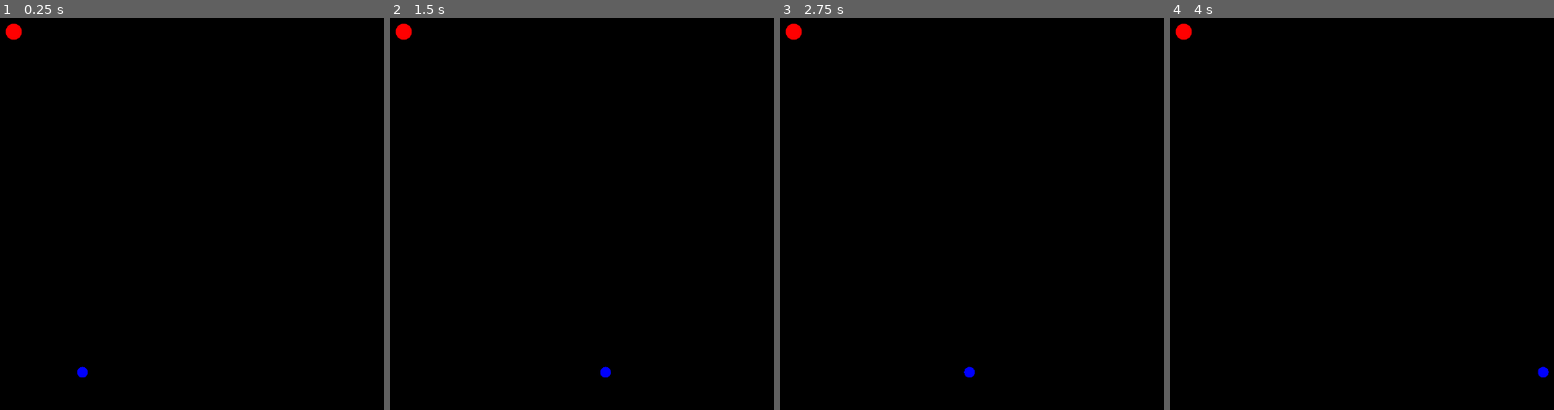
Above: before the commit, frames 1-4 (left to right).
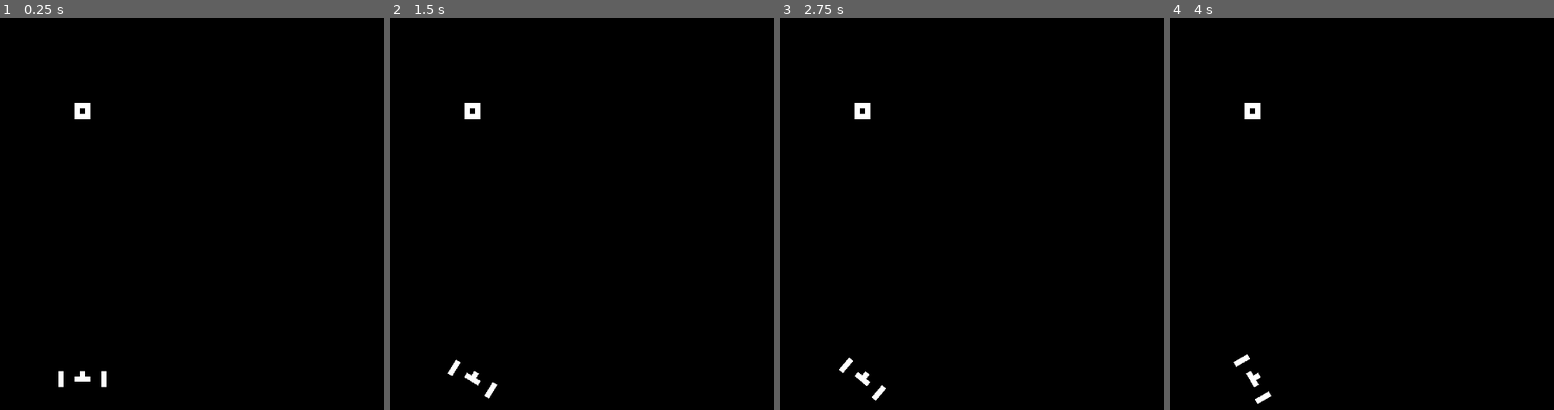
Above: after the commit, the same moments.

Repository: xphere/innerspace-lite-godot-jam-2018
Game: Godot game, scene res://scenes/World.tscn
The game is run twice, just before and just after one commit, with the same random seed, the same clock (stepped at 60 frames per second) and the same inputs.
Inputs:
- Up to frame 1 (0.25 s): no input
- Up to frame 2 (1.5 s): tap Enter at 0.5 s; hold Right (ui_right) 0.53-1.28 s; hold Left (ui_left) from 1.28 s (still down)
- Up to frame 3 (2.75 s): release Left (ui_left) at 2.03 s; hold Right (ui_right) from 2.03 s (still down)
- Up to frame 4 (4 s): tap Space at 3.5 s; release Right (ui_right) at 3.53 s; hold Left (ui_left) from 3.53 s (still down)

The runs differ from the first frame. In frame 1, 0.6% of the frame differs, in the area x 1-28%, y 1-95%; in frame 2, 0.6%, in the area x 1-58%, y 1-98%; in frame 3, 0.6%; in frame 4, 0.6%.

Commit message:
minimal graphics

Diff:
--- /dev/null
+++ b/scenes/Bullet.tscn
@@ -0,0 +1,34 @@
+[gd_scene load_steps=4 format=2]
+
+[ext_resource path="res://scenes/Enemy.gd" type="Script" id=1]
+[ext_resource path="res://images/sprites.png" type="Texture" id=2]
+
+[sub_resource type="RectangleShape2D" id=1]
+
+custom_solver_bias = 0.0
+extents = Vector2( 0.5, 0.5 )
+
+[node name="Bullet" type="Node2D" index="0"]
+
+script = ExtResource( 1 )
+
+[node name="Sprite" type="Sprite" parent="." index="0"]
+
+texture = ExtResource( 2 )
+region_enabled = true
+region_rect = Rect2( 7, 2, 1, 1 )
+_sections_unfolded = [ "Offset", "Region" ]
+
+[node name="Bullet" type="Area2D" parent="." index="1"]
+
+input_pickable = true
+gravity_vec = Vector2( 0, 1 )
+gravity = 98.0
+linear_damp = 0.1
+angular_damp = 1.0
+audio_bus_override = false
+audio_bus_name = "Master"
+
+[node name="Collision" type="CollisionShape2D" parent="Bullet" index="0"]
+
+shape = SubResource( 1 )
--- /dev/null
+++ b/scenes/Enemy.gd
@@ -0,0 +1 @@
+extends Node2D
--- /dev/null
+++ b/scenes/Enemy.tscn
@@ -0,0 +1,35 @@
+[gd_scene load_steps=4 format=2]
+
+[ext_resource path="res://scenes/Enemy.gd" type="Script" id=1]
+[ext_resource path="res://images/sprites.png" type="Texture" id=2]
+
+
+[sub_resource type="RectangleShape2D" id=1]
+
+custom_solver_bias = 0.0
+extents = Vector2( 1.5, 1.5 )
+
+[node name="Enemy" type="Node2D" index="0"]
+
+script = ExtResource( 1 )
+
+[node name="Sprite" type="Sprite" parent="." index="0"]
+
+texture = ExtResource( 2 )
+region_enabled = true
+region_rect = Rect2( 6, 5, 3, 3 )
+_sections_unfolded = [ "Region" ]
+
+[node name="Enemy" type="Area2D" parent="." index="1"]
+
+input_pickable = true
+gravity_vec = Vector2( 0, 1 )
+gravity = 98.0
+linear_damp = 0.1
+angular_damp = 1.0
+audio_bus_override = false
+audio_bus_name = "Master"
+
+[node name="Collision" type="CollisionShape2D" parent="Enemy" index="0"]
+
+shape = SubResource( 1 )
--- a/scenes/Enemy/Enemy.gd
+++ /dev/null
@@ -1,10 +0,0 @@
-extends Node2D
-
-
-const RADIUS = 15
-
-var color = Color(1, 0, 0)
-
-
-func _draw():
-	draw_circle(Vector2(), RADIUS, color)
--- a/scenes/Enemy/Enemy.tscn
+++ /dev/null
@@ -1,7 +0,0 @@
-[gd_scene load_steps=2 format=2]
-
-[ext_resource path="res://scenes/Enemy/Enemy.gd" type="Script" id=1]
-
-[node name="Enemy" type="Node2D" index="0"]
-
-script = ExtResource( 1 )
--- /dev/null
+++ b/scenes/Player.gd
@@ -0,0 +1,6 @@
+extends Node2D
+
+
+func _physics_process(delta):
+	var motion_intent = int(Input.is_action_pressed("ui_right")) - int(Input.is_action_pressed("ui_left"))
+	rotation += motion_intent * delta
--- /dev/null
+++ b/scenes/Player.tscn
@@ -0,0 +1,60 @@
+[gd_scene load_steps=4 format=2]
+
+[ext_resource path="res://scenes/Player.gd" type="Script" id=1]
+[ext_resource path="res://images/sprites.png" type="Texture" id=2]
+
+
+[sub_resource type="RectangleShape2D" id=1]
+
+custom_solver_bias = 0.0
+extents = Vector2( 1.5, 1 )
+
+[node name="Player" type="Node2D" index="0"]
+
+script = ExtResource( 1 )
+
+[node name="Sprite" type="Sprite" parent="." index="0"]
+
+texture = ExtResource( 2 )
+region_enabled = true
+region_rect = Rect2( 1, 1, 3, 3 )
+_sections_unfolded = [ "Offset", "Region" ]
+
+[node name="Left Shield" type="Node2D" parent="." index="1"]
+
+[node name="Sprite" type="Sprite" parent="Left Shield" index="0"]
+
+position = Vector2( -3, 0 )
+texture = ExtResource( 2 )
+region_enabled = true
+region_rect = Rect2( 1, 5, 3, 3 )
+_sections_unfolded = [ "Offset", "Region" ]
+
+[node name="Right Shield" type="Node2D" parent="." index="2"]
+
+rotation = 3.14159
+_sections_unfolded = [ "Transform" ]
+
+[node name="Sprite" type="Sprite" parent="Right Shield" index="0"]
+
+position = Vector2( -3, 0 )
+texture = ExtResource( 2 )
+region_enabled = true
+region_rect = Rect2( 1, 5, 3, 3 )
+_sections_unfolded = [ "Offset", "Region" ]
+
+[node name="Player" type="Area2D" parent="." index="3"]
+
+position = Vector2( 0, -0.5 )
+input_pickable = true
+gravity_vec = Vector2( 0, 1 )
+gravity = 98.0
+linear_damp = 0.1
+angular_damp = 1.0
+audio_bus_override = false
+audio_bus_name = "Master"
+_sections_unfolded = [ "Transform" ]
+
+[node name="Collision" type="CollisionShape2D" parent="Player" index="0"]
+
+shape = SubResource( 1 )
--- a/scenes/Player/Player.gd
+++ /dev/null
@@ -1,31 +0,0 @@
-extends Node2D
-
-const RADIUS = 10
-const SPEED = 15
-const MAX_SPEED = 350
-const FRICTION = 2.0
-
-var speed = Vector2()
-var color = Color(0, 0, 1)
-
-func _draw():
-	self.draw_circle(Vector2(), RADIUS, color)
-
-
-func _physics_process(delta):
-	var input_x = int(Input.is_action_pressed("ui_right")) - int(Input.is_action_pressed("ui_left"))
-	if input_x == 0:
-		speed -= (speed * FRICTION * delta)
-	speed.x = clamp(speed.x + SPEED * input_x, -MAX_SPEED, MAX_SPEED)
-	position += speed * delta
-	limit_to_camera()
-
-
-func limit_to_camera():
-	var limit_x = get_parent().get_viewport_rect().size.x / 2 - RADIUS
-
-	if position.x < -limit_x:
-		speed.x = abs(speed.x)
-
-	if position.x > limit_x:
-		speed.x = -abs(speed.x)
--- a/scenes/Player/Player.tscn
+++ /dev/null
@@ -1,9 +0,0 @@
-[gd_scene load_steps=2 format=2]
-
-[ext_resource path="res://scenes/Player/Player.gd" type="Script" id=1]
-
-
-
-[node name="Player" type="Node2D" index="0"]
-
-script = ExtResource( 1 )
--- a/scenes/World.tscn
+++ b/scenes/World.tscn
@@ -1,17 +1,20 @@
 [gd_scene load_steps=3 format=2]
 
-[ext_resource path="res://scenes/Player/Player.tscn" type="PackedScene" id=1]
-[ext_resource path="res://scenes/Enemy/Enemy.tscn" type="PackedScene" id=2]
+[ext_resource path="res://scenes/Player.tscn" type="PackedScene" id=1]
+[ext_resource path="res://scenes/Enemy.tscn" type="PackedScene" id=2]
 
 [node name="World" type="Node2D" index="0"]
 
-[node name="Camera" type="Camera2D" parent="." index="0"]
+[node name="Player" parent="." index="0" instance=ExtResource( 1 )]
 
-position = Vector2( 640, 512 )
+position = Vector2( 0, 20 )
+
+[node name="Camera" type="Camera2D" parent="." index="1"]
+
 anchor_mode = 1
 rotating = false
 current = true
-zoom = Vector2( 1, 1 )
+zoom = Vector2( 0.1, 0.1 )
 limit_left = -10000000
 limit_top = -10000000
 limit_right = 10000000
@@ -32,11 +35,7 @@
 editor_draw_drag_margin = false
 _sections_unfolded = [ "Transform" ]
 
-[node name="Player" parent="Camera" index="0" instance=ExtResource( 1 )]
+[node name="Enemy" parent="." index="2" instance=ExtResource( 2 )]
 
-position = Vector2( 0, 187.258 )
-
-[node name="Enemy" parent="." index="1" instance=ExtResource( 2 )]
-
-position = Vector2( 512, 64 )
+position = Vector2( 0, -30 )
 _sections_unfolded = [ "Transform" ]
Binary file added: images/sprites.png
Not shown, added: images/sprites.png.import
